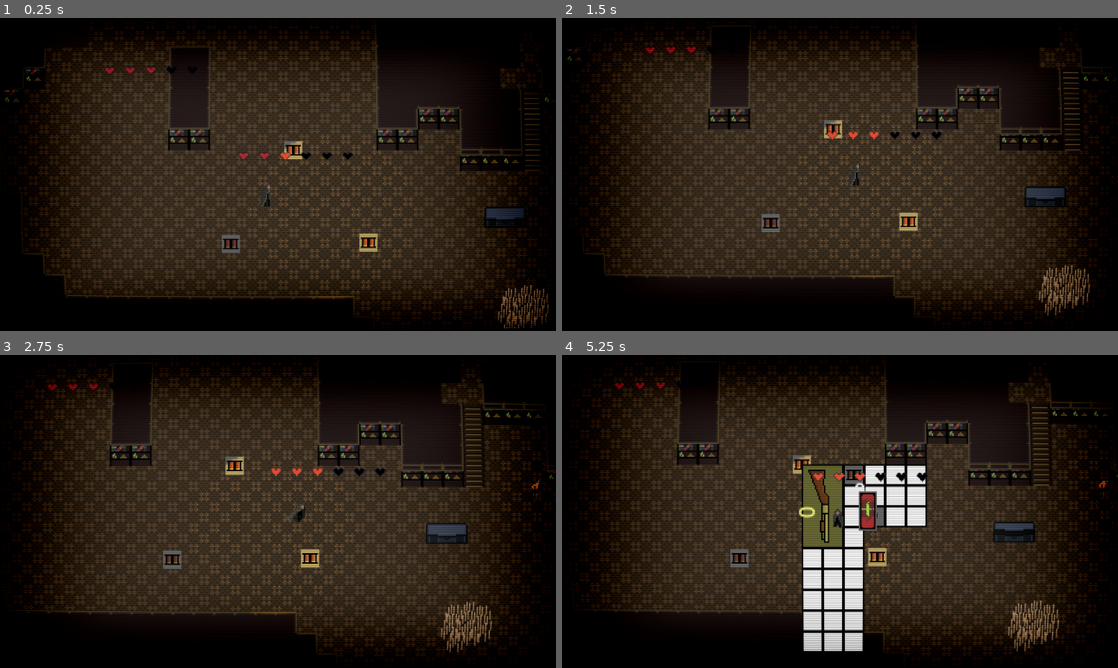
Above: before the commit, frames 1-4 (two rows, left to right).
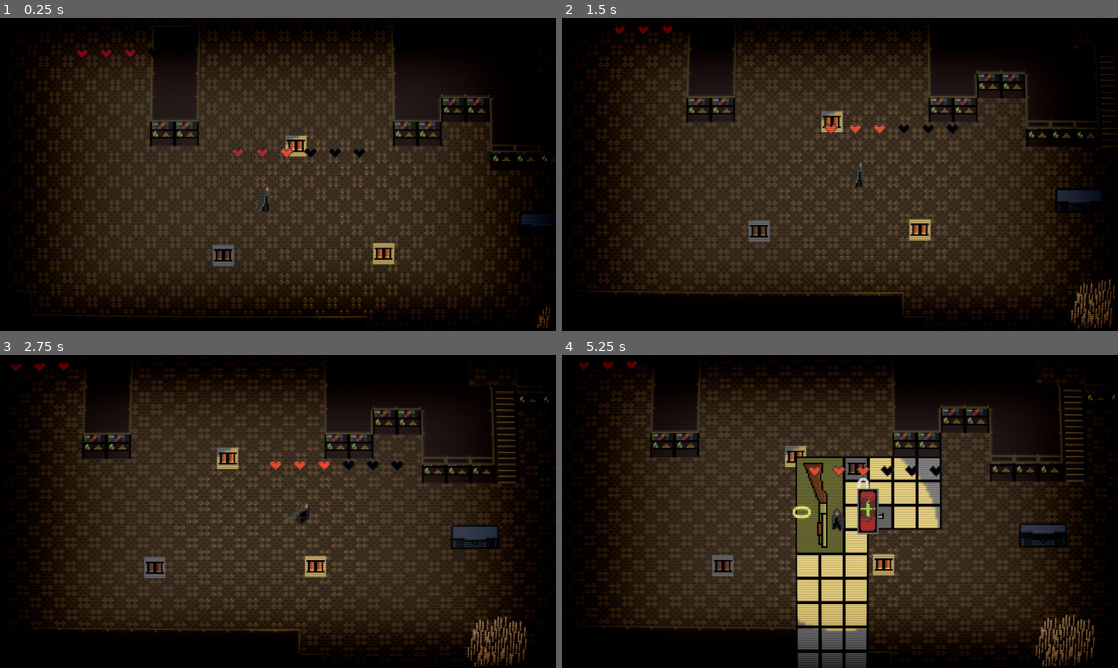
Above: after the commit, the same moments.

Repository: OliverN-beep/og-resident-evil-game-main
Game: Godot game, scene res://content/scenes/root.tscn
Same seed, same stepped clock (60 frames per second), same inputs: the game is played once before the commit and once after it.
Inputs (mouse positions are in pixels of both pictures, inside the frame that each line leads up to):
- Up to frame 1 (0.25 s): no input
- Up to frame 2 (1.5 s): move the mouse to (962, 158) at 0.52 s; hold D (right) 0.53-1.25 s; hold E (interact) 0.53-1.25 s; click (962, 158) at 0.67 s; drag from (728, 190) to (673, 71) at 1.27 s
- Up to frame 3 (2.75 s): move the mouse to (333, 442) at 2.02 s; hold D (right) from 2.03 s (still down); right-click (333, 442) at 2.1 s
- Up to frame 4 (5.25 s): release D (right) at 2.75 s; drag from (812, 574) to (623, 405) at 2.77 s; move the mouse to (1006, 558) at 3.52 s; press the mouse at (1006, 558) at 3.53 s; hold A (left) 3.53-4.25 s; tap Tab (inventory) at 4.15 s; release the mouse at (1006, 558) at 4.25 s; drag from (851, 495) to (617, 405) at 4.27 s; move the mouse to (867, 511) at 5.02 s; hold S (down) from 5.03 s (still down); hold E (interact) from 5.03 s (still down); click (867, 511) at 5.17 s

The runs differ from the first frame. In frame 1, 16% of the frame differs, in the area x 0-100%, y 0-100%; in frame 2, 16%; in frame 3, 17%; in frame 4, 24%.

Commit message:
ammo inventory fix
ammo is now placed correctly

Diff:
--- a/content/UI/Inventory/scenes and scripts/inventory_item.gd
+++ b/content/UI/Inventory/scenes and scripts/inventory_item.gd
@@ -20,10 +20,15 @@
 		return global_position - size / 2
 
 func _ready() -> void:
+	if data.dimensions == Vector2i.ZERO:
+		push_warning("Item '%s' has no dimensions, defaulting to 1x1" % data.name)
+		data.dimensions = Vector2i(1, 1)
+
 	base_dimensions = data.dimensions
 	texture = data.texture
 	rotation_degrees = 0
 	_update_stack_label()
+
 
 func _update_stack_label() -> void:
 	if data.ammo_resource:
--- a/content/UI/Inventory/scenes and scripts/inventory_slot.tscn
+++ b/content/UI/Inventory/scenes and scripts/inventory_slot.tscn
@@ -15,3 +15,4 @@
 offset_right = 15.0
 offset_bottom = 15.0
 mouse_filter = 2
+color = Color(0.50928617, 0.50928617, 0.50928617, 1)
--- a/content/entities/player/player.gd
+++ b/content/entities/player/player.gd
@@ -111,7 +111,7 @@
 
 	# Assign the gun resource to this instance
 	if gun_instance.has_method("set_gun_resource"):
-		gun_instance.set_gun_resource(item.gun_resource)
+		gun_instance.set_gun_resource(item.gun_resource, item)
 
 	# Ensure the gun uses the player's inventory
 	gun_instance.inventory_data = inventory_data
--- a/content/gun stuff/ammo_pickup.gd
+++ b/content/gun stuff/ammo_pickup.gd
@@ -7,12 +7,14 @@
 	if not body.is_in_group("player"):
 		return
 
-	var leftover: int = body.inventory_data.add_ammo(ammo_resource, pickup_amount)
+	var new_items: Array[ItemData] = body.inventory_data.add_ammo(
+		ammo_resource,
+		pickup_amount
+	)
 
-	if leftover == 0:
-		queue_free()
-
-	# Rebuild only the UI associated with this inventory
 	for ui in get_tree().get_nodes_in_group("inventory_ui"):
 		if ui.inventory_data == body.inventory_data:
-			ui.rebuild()
+			for item_data: ItemData in new_items:
+				ui.add_item(item_data)
+
+	queue_free()
--- a/content/gun stuff/main gun/gun.gd
+++ b/content/gun stuff/main gun/gun.gd
@@ -22,20 +22,25 @@
 var current_ammo := 0
 var is_reloading := false
 
+var gun_item_data: ItemData
+
 func _ready() -> void:
 	torchlight.visible = false
 
-func set_gun_resource(res: GunResource) -> void:
+func set_gun_resource(res: GunResource, item_data: ItemData) -> void:
 	gun_resource = res
-
-	# Duplicate the resource to prevent shared state issues
+	gun_item_data = item_data
+
 	bullet_component = res.bullet_component.duplicate() as BulletComponent
-
-	# Reset gun stats
 	shoot_timer.wait_time = bullet_component.fire_rate
 	recoil = 0.0
-	current_ammo = res.magazine_size
 	is_reloading = false
+
+	if gun_item_data.loaded_ammo >= 0:
+		current_ammo = gun_item_data.loaded_ammo
+	else:
+		current_ammo = res.magazine_size
+		gun_item_data.loaded_ammo = current_ammo
 
 func _physics_process(delta: float) -> void:
 	# Safety to prevent crashes
@@ -120,6 +125,9 @@
 
 	shoot_timer.start()
 
+	if gun_item_data:
+		gun_item_data.loaded_ammo = current_ammo
+
 func _fire_burst():
 	for i in bullet_component.burst_count:
 		_shoot_once()
@@ -187,3 +195,6 @@
 
 	if not inventory_data.has_ammo(gun_resource.ammo_type):
 		return
+
+	if gun_item_data:
+		gun_item_data.loaded_ammo = current_ammo
--- a/content/resources/inventory_data.gd
+++ b/content/resources/inventory_data.gd
@@ -35,12 +35,12 @@
 
 	return amount - remaining
 
-
-func add_ammo(ammo_res: AmmoResource, amount: int) -> int:
+func add_ammo(ammo_res: AmmoResource, amount: int) -> Array[ItemData]:
 	var remaining: int = amount
+	var new_items: Array[ItemData] = []
 
 	# Fill existing stacks
-	for item in items:
+	for item: ItemData in items:
 		if item.ammo_resource != ammo_res:
 			continue
 
@@ -53,22 +53,24 @@
 		remaining -= added
 
 		if remaining <= 0:
-			return 0
+			return new_items
 
 	# Create new stacks
 	while remaining > 0:
-		var new_item := ItemData.new()
+		var new_item: ItemData = ItemData.new()
 		new_item.name = ammo_res.ammo_type
 		new_item.texture = ammo_res.icon
 		new_item.ammo_resource = ammo_res
+		new_item.dimensions = Vector2i(1, 1)
 
 		var added: int = min(ammo_res.max_stack, remaining)
 		new_item.ammo_amount = added
 		remaining -= added
 
 		items.append(new_item)
+		new_items.append(new_item)
 
-	return remaining
+	return new_items
 
 func get_ammo_stack_count(ammo_type: String) -> int:
 	var count := 0
--- a/content/resources/item_data.gd
+++ b/content/resources/item_data.gd
@@ -11,3 +11,4 @@
 
 # Runtime ammo count (only used if ammo_resource != null)
 @export var ammo_amount: int = 0
+@export var loaded_ammo: int = -1
--- a/content/scenes/root.tscn
+++ b/content/scenes/root.tscn
@@ -19,7 +19,7 @@
 script = ExtResource("1_l0ysy")
 
 [node name="Camera2D" type="Camera2D" parent="."]
-zoom = Vector2(3, 3)
+zoom = Vector2(3.5, 3.5)
 script = ExtResource("2_ym51k")
 
 [node name="Player" parent="." instance=ExtResource("1_870w3")]
